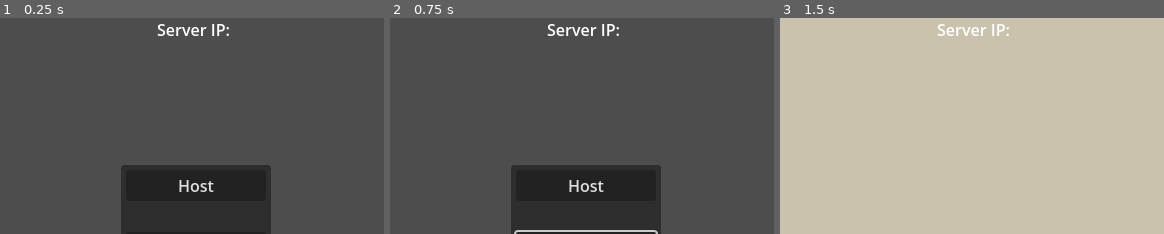
Above: before the commit, frames 1-3 (left to right).
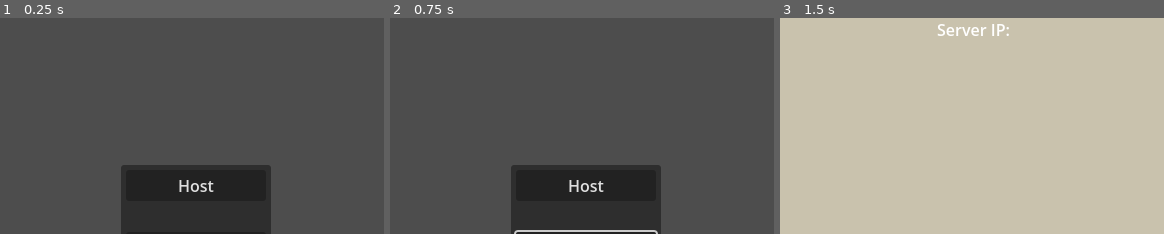
Above: after the commit, the same moments.

Repository: Linko-3D/Godot-Simple-Online-Multiplayer-Networking
Game: Godot game, scene res://main.tscn
The game is run twice, just before and just after one commit, with the same random seed, the same clock (stepped at 60 frames per second) and the same inputs. The engine's default icon, where the game draws it, is replaced by a stand-in: a white triangle on a blue panel in a dark square.
Inputs (mouse positions are % of the whole screen's width and height, from its top left):
- Up to frame 1 (0.25 s): no input
- Up to frame 2 (0.75 s): click (50, 53) at 0.52 s; type "12" at 0.6 s
- Up to frame 3 (1.5 s): click "Host" at 1.25 s
The pictures show only the part of the screen within x 24-74%, y 0-50%; the shares and areas given below are measured in that part.

The runs differ from the first frame. In frame 1, 0.4% of the frame differs, in the area x 40-60%, y 2-9%; in frame 2, 0.4%; in frame 3, nothing differs.

Commit message:
spectate mode

Diff:
--- a/main.gd
+++ b/main.gd
@@ -6,14 +6,22 @@
 # Set up port mapping for online multiplayer functionality
 func _ready():
 	%Lobby.hide()
+	%DisplayPublicIP.hide()
 
 	var upnp = UPNP.new()
 	upnp.discover()
 	upnp.add_port_mapping(9999)
 	%DisplayPublicIP.text = "Server IP: " + upnp.query_external_address()
 
+func _input(event: InputEvent):
+	if Input.is_action_just_pressed("ui_cancel"):
+		if not multiplayer.is_server():
+			%Lobby.show()
+
 # Dedicated server (it does not spawn a player)
 func _on_host_button_pressed():
+	%DisplayPublicIP.show()
+
 	var peer = ENetMultiplayerPeer.new()
 	peer.create_server(9999)
 	multiplayer.multiplayer_peer = peer
@@ -43,12 +51,25 @@
 	if not multiplayer.is_server():
 		add_player.rpc_id(1, multiplayer.get_unique_id())
 
+func _on_spectate_button_pressed():
+	%Lobby.hide()
+	remove_player.rpc_id(1, multiplayer.get_unique_id())
+
+func _on_quit_button_pressed():
+	get_tree().quit()
+
 @rpc("any_peer") # Add "call_local" if you also want to spawn a player from the server
 func add_player(id):
 	var player_instance = player.instantiate()
 	player_instance.name = str(id)
 	%SpawnPosition.add_child(player_instance)
 
+@rpc("any_peer")
+func despawn_player(id):
+	if %SpawnPosition.get_node(str(id)):
+		%SpawnPosition.get_node(str(id)).queue_free()
+
+@rpc("any_peer")
 func remove_player(id):
 	if %SpawnPosition.get_node(str(id)):
 		%SpawnPosition.get_node(str(id)).queue_free()
@@ -58,6 +79,3 @@
 	%Lobby.hide()
 	if %MapInstance.get_child(0):
 		%MapInstance.get_child(0).queue_free()
-
-func _on_quit_button_pressed():
-	get_tree().quit()
--- a/main.tscn
+++ b/main.tscn
@@ -96,6 +96,10 @@
 layout_mode = 2
 text = "Enter game"
 
+[node name="SpectateButton" type="Button" parent="Lobby/MarginContainer/VBoxContainer"]
+layout_mode = 2
+text = "Spectate"
+
 [node name="Gap2" type="Label" parent="Lobby/MarginContainer/VBoxContainer"]
 layout_mode = 2
 
@@ -122,4 +126,5 @@
 [connection signal="text_submitted" from="Menu/MarginContainer/VBoxContainer/To" to="." method="_on_to_text_submitted"]
 [connection signal="pressed" from="Menu/MarginContainer/VBoxContainer/JoinButton" to="." method="_on_join_button_pressed"]
 [connection signal="pressed" from="Lobby/MarginContainer/VBoxContainer/EnterButton" to="." method="_on_enter_button_pressed"]
+[connection signal="pressed" from="Lobby/MarginContainer/VBoxContainer/SpectateButton" to="." method="_on_spectate_button_pressed"]
 [connection signal="pressed" from="Lobby/MarginContainer/VBoxContainer/QuitButton" to="." method="_on_quit_button_pressed"]
--- a/player/player.gd
+++ b/player/player.gd
@@ -3,6 +3,7 @@
 func _ready():
 	set_multiplayer_authority(name.to_int())
 	$DisplayAuthority.visible = is_multiplayer_authority()
+	$AudioListener2D.current = is_multiplayer_authority()
 
 func _physics_process(delta):
 	if not is_multiplayer_authority(): return
--- a/player/player.tscn
+++ b/player/player.tscn
@@ -21,5 +21,7 @@
 [node name="Sprite2D" type="Sprite2D" parent="."]
 texture = ExtResource("2_awnrn")
 
+[node name="AudioListener2D" type="AudioListener2D" parent="."]
+
 [node name="MultiplayerSynchronizer" type="MultiplayerSynchronizer" parent="."]
 replication_config = SubResource("SceneReplicationConfig_eswml")
